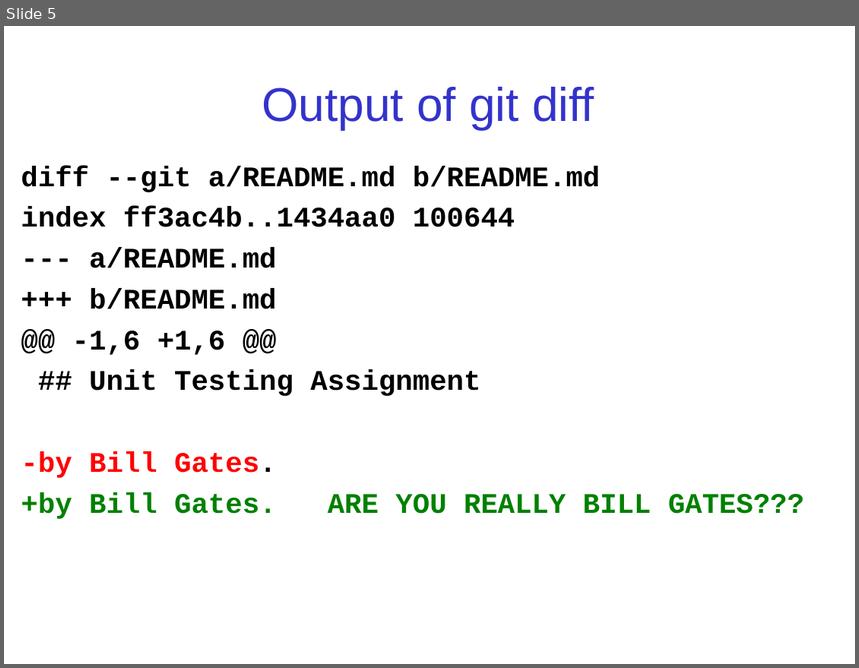
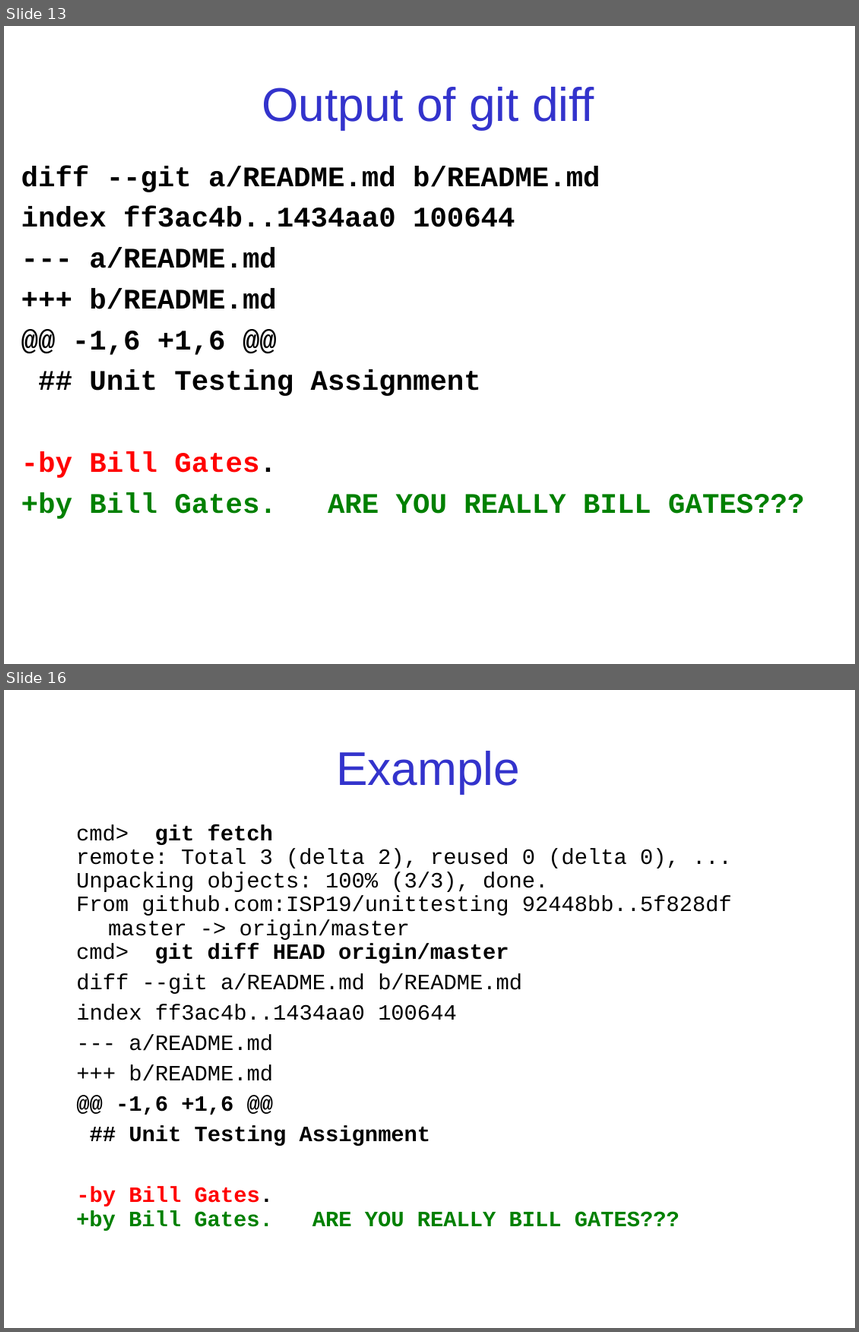
Before and after one commit to cpske/ISP, a slide deck: git/Merge-Practice.ppt. Shown one above the other, each under a label of ours: slide 5 before the commit, slides 13 and 16 after it; the slides between them are not shown. The pictures are 859x668 and 859x1332 pixels, drawn with LibreOffice and Linux fonts; fonts in the diff are those of the drawing. Boxes give left, top, right and bottom in pixels: in the first picture for what was removed or moved away, otherwise in the second. Text is boxed around its words. In the diff, an @@ line names an element or a change of style, - is before the commit and + after.

```diff
--- a/git/Merge-Practice.ppt
+++ b/git/Merge-Practice.ppt
@@ slide 16 added at (4,690,855,1328), background #FFFFFF @@
@@ title added at (336,751,520,793), 40 pt, text #3333CC @@
+Example
@@ text added at (76,825,732,1231), 18.5 pt, text #000000 @@
+cmd> git fetch
+remote: Total 3 (delta 2), reused 0 (delta 0), ...
+Unpacking objects: 100% (3/3), done.
+From github.com:ISP19/unittesting 92448bb..5f828df master -> origin/master
+cmd> git diff HEAD origin/master
+diff --git a/README.md b/README.md
+index ff3ac4b..1434aa0 100644
+--- a/README.md
++++ b/README.md
+@@ -1,6 +1,6 @@
+## Unit Testing Assignment
+-by Bill Gates.
++by Bill Gates. ARE YOU REALLY BILL GATES???
@@ what was slide 5 is now slide 13 @@
```
Also in this commit, not shown: 3 slides changed, 4 other slides added, 5 other files.
